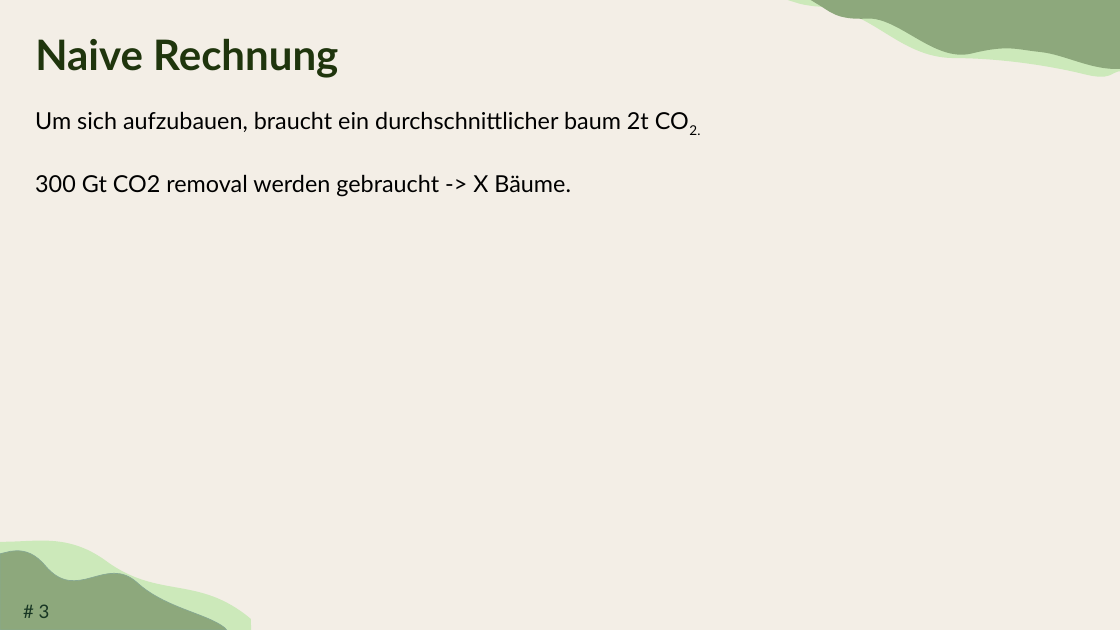
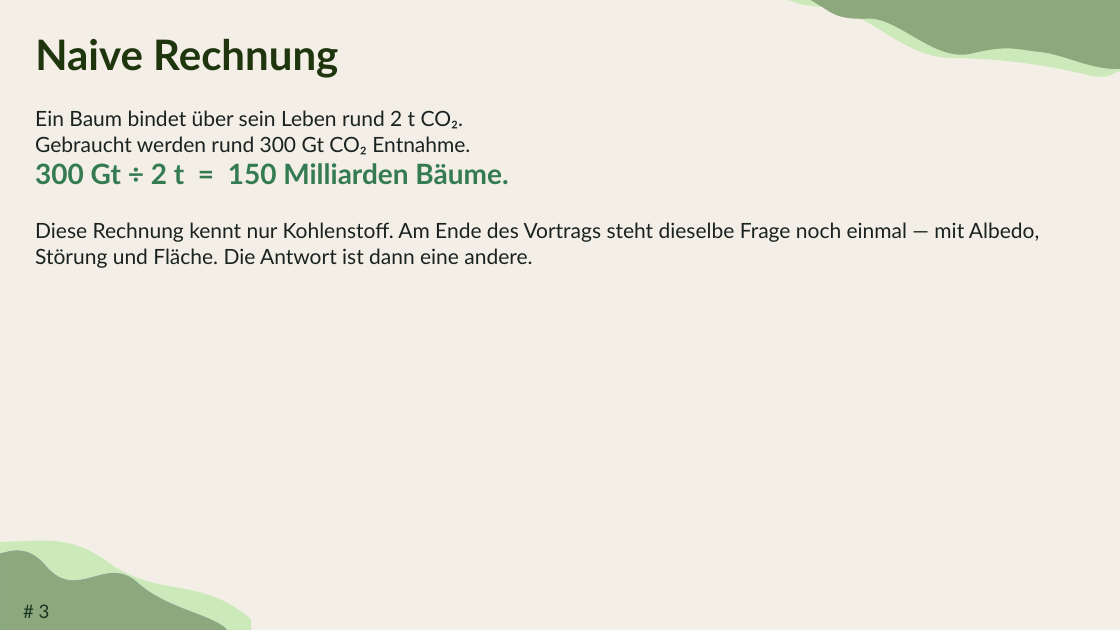
Before and after one commit to TimoDiepers/woodway, a slide deck: slide 3 of docs/slides/dissvortrag.pptx. Drawn at 1120x630 pixels with LibreOffice and Linux fonts; fonts in the diff are those of the drawing. Boxes give left, top, right and bottom in pixels: in the first picture for what was removed or moved away, otherwise in the second. Text is boxed around its words. In the diff, an @@ line names an element or a change of style, - is before the commit and + after.

```diff
--- a/docs/slides/dissvortrag.pptx
+++ b/docs/slides/dissvortrag.pptx
@@ text at [35, 110, 1039, 268]: text changed; size 20 to 18 pt; text colour #000000 to #1A2320 @@
-Um sich aufzubauen, braucht ein durchschnittlicher baum 2t CO2.
-300 Gt CO2 removal werden gebraucht -> X Bäume.
+Ein Baum bindet über sein Leben rund 2 t CO₂.
+Gebraucht werden rund 300 Gt CO₂ Entnahme.
+300 Gt ÷ 2 t = 150 Milliarden Bäume.
+Diese Rechnung kennt nur Kohlenstoff. Am Ende des Vortrags steht dieselbe Frage noch einmal — mit Albedo, Störung und Fläche. Die Antwort ist dann eine andere.
```
Also in this commit, not shown: 4 other slides changed, 4 slides added.
